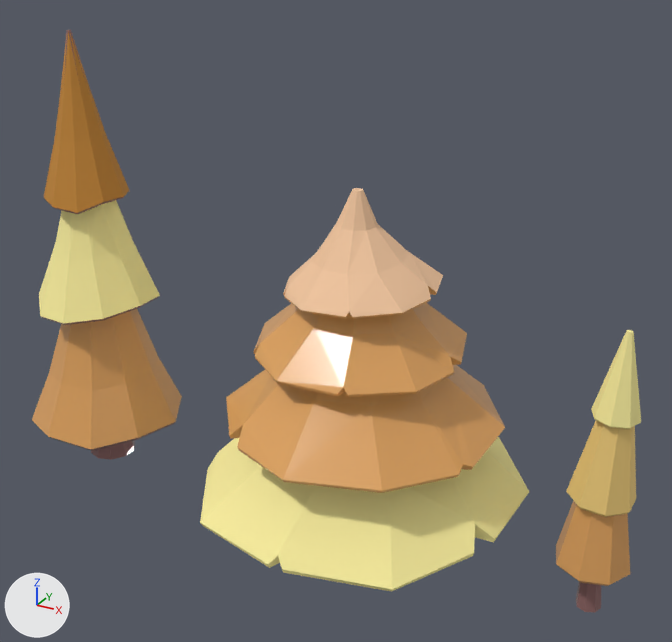
One commit to the OBJ model assets/3DModels/Tree5/trees (1).obj: the scene before it, then after it.
One viewpoint serves both versions: a 50 mm camera at (7.83, -8.41, 6.92) aimed at (3.22, -0.02, 2.72). Every picture has the same lights, and +X, +Y and +Z are marked at lower left. Where no turn or scale is listed for an object, it has been applied to the vertices.

The older version as bpy lines, for what is in view:
```python
ob_middle = bpy.data.objects.new('middle', me_middle)
ob_middle.location = (0.0, 0.0, 0.0)
ob_pinelower = bpy.data.objects.new('pinelower', me_pinelower)
ob_pinelower.location = (0.0, 0.0, 0.0)
ob_pinelower2 = bpy.data.objects.new('pinelower2', me_pinelower2)
ob_pinelower2.location = (0.0, 0.0, 0.0)
ob_pinemiddle2 = bpy.data.objects.new('pinemiddle2', me_pinemiddle2)
ob_pinemiddle2.location = (0.0, 0.0, 0.0)
ob_top = bpy.data.objects.new('top', me_top)
ob_top.location = (0.0, 0.0, 0.0)
ob_top3 = bpy.data.objects.new('top3', me_top3)
ob_top3.location = (0.0, 0.0, 0.0)
ob_toppine2 = bpy.data.objects.new('toppine2', me_toppine2)
ob_toppine2.location = (0.0, 0.0, 0.0)
ob_toppp = bpy.data.objects.new('toppp', me_toppp)
ob_toppp.location = (0.0, 0.0, 0.0)
ob_tree_4_cylinder_001 = bpy.data.objects.new('Tree_4_Cylinder_001', me_tree_4_cylinder_001)
ob_tree_4_cylinder_001.location = (0.0, 0.0, 0.0)
# also in view: 'Tree_3_Cylinder' at (3.68, -0.26, 1.79)
```
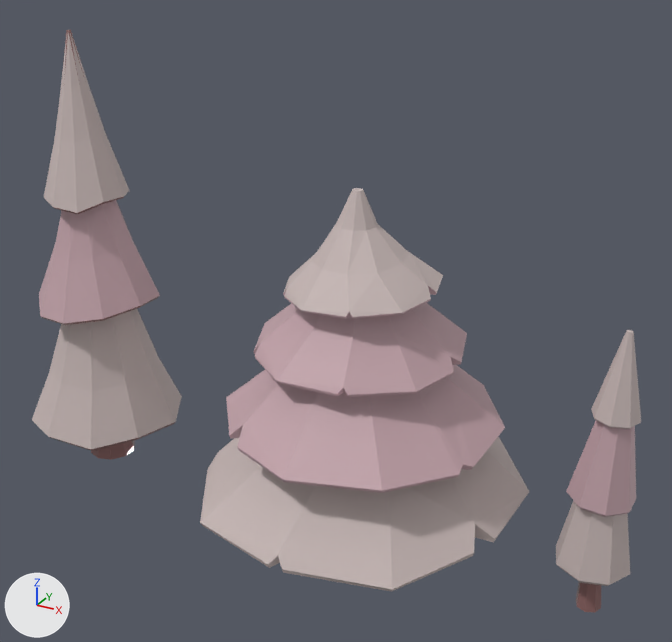
Changed parts and their boxes [x1, y1, x2, y2] in the pictures (672 x 642 px):
'Tree_3_Cylinder', recoloured (orange to grey)
    both: [226, 286, 505, 493]
'pinelower', recoloured (yellow to grey)
    both: [200, 437, 529, 592]
'top', recoloured (orange to grey)
    both: [32, 309, 182, 449]
'top3', recoloured (beige to grey)
    both: [284, 188, 443, 317]
'middle', recoloured
    both: [39, 200, 160, 324]
'toppp', recoloured
    both: [44, 32, 129, 213]
'pinemiddle2', recoloured
    both: [566, 421, 636, 517]
'pinelower2', recoloured (orange to grey)
    both: [556, 500, 630, 586]
'toppine2', recoloured (yellow to grey)
    both: [591, 330, 641, 429]

Diff of the bpy script that builds the scene:
```diff
--- a/assets/3DModels/Tree5/trees (1).obj.py
+++ b/assets/3DModels/Tree5/trees (1).obj.py
@@ mat_wall_paint @@
+mat_wall_paint = principled_material('Wall_Paint')
+mat_wall_paint.base_color = (0.541, 0.366, 0.401)  # light grey #c2a3aa
+mat_wall_paint.roughness = 0.6
@@ mat_wire_103124019 @@
+mat_wire_103124019 = principled_material('wire_103124019')
+mat_wire_103124019.base_color = (0.561, 0.469, 0.457)  # light grey #c5b6b4
+mat_wire_103124019.roughness = 0.68
@@ me_middle @@
 me_middle.from_pydata(...)  # 30 vertices, 40 faces; spans x -1.12..0.48, y -0.81..0.78, z 2.22..3.84
-me_middle.materials.append(mat_material_001)  # yellow #fbef9f
+me_middle.materials.append(mat_wall_paint)  # light grey #c2a3aa
@@ me_pinelower @@
 me_pinelower.from_pydata(...)  # 56 vertices, 82 faces; spans x 1.87..5.5, y -2.11..1.61, z 0.86..2.02
-me_pinelower.materials.append(mat_material_001)  # yellow #fbef9f
+me_pinelower.materials.append(mat_wire_103124019)  # light grey #c5b6b4
@@ me_pinelower2 @@
 me_pinelower2.from_pydata(...)  # 24 vertices, 32 faces; spans x 5.92..6.74, y -0.41..0.41, z 0.53..2.12
-me_pinelower2.materials.append(mat_15___glossy_plastic)  # orange #dea35f
+me_pinelower2.materials.append(mat_wire_103124019)  # light grey #c5b6b4
@@ me_pinemiddle2 @@
 me_pinemiddle2.from_pydata(...)  # 25 vertices, 33 faces; spans x 5.999..6.658, y -0.334..0.325, z 1.362..2.733
-me_pinemiddle2.materials.append(mat_wire_215151049)  # beige #edca79
+me_pinemiddle2.materials.append(mat_wall_paint)  # light grey #c2a3aa
@@ me_top @@
 me_top.from_pydata(...)  # 30 vertices, 40 faces; spans x -1.36..0.64, y -0.99..1.03, z 0.58..2.55
-me_top.materials.append(mat_15___glossy_plastic)  # orange #dea35f
+me_top.materials.append(mat_wire_103124019)  # light grey #c5b6b4
@@ me_top3 @@
 me_top3.from_pydata(...)  # 50 vertices, 79 faces; spans x 2.8..4.5, y -1.11..0.6, z 3.28..4.36
-me_top3.materials.append(mat_wire_225143087)  # beige #f1c59e
+me_top3.materials.append(mat_wire_103124019)  # light grey #c5b6b4
@@ me_toppine2 @@
 me_toppine2.from_pydata(...)  # 24 vertices, 38 faces; spans x 6.121..6.614, y -0.248..0.245, z 2.334..3.278
-me_toppine2.materials.append(mat_material_001)  # yellow #fbef9f
+me_toppine2.materials.append(mat_wire_103124019)  # light grey #c5b6b4
@@ me_toppp @@
 me_toppp.from_pydata(...)  # 39 vertices, 51 faces; spans x -0.82..0.2, y -0.55..0.49, z 3.62..5.66
-me_toppp.materials.append(mat_wire_135059008)  # orange #c08432
+me_toppp.materials.append(mat_wire_103124019)  # light grey #c5b6b4
@@ me_tree_3_cylinder @@
 me_tree_3_cylinder.from_pydata(...)  # 223 vertices, 367 faces; spans x 1.89..5.47, y -2.1..1.58, z 0.01..3.58
-me_tree_3_cylinder.materials.append(mat_15___glossy_plastic)  # orange #dea35f
+me_tree_3_cylinder.materials.append(mat_wall_paint)  # light grey #c2a3aa
```
